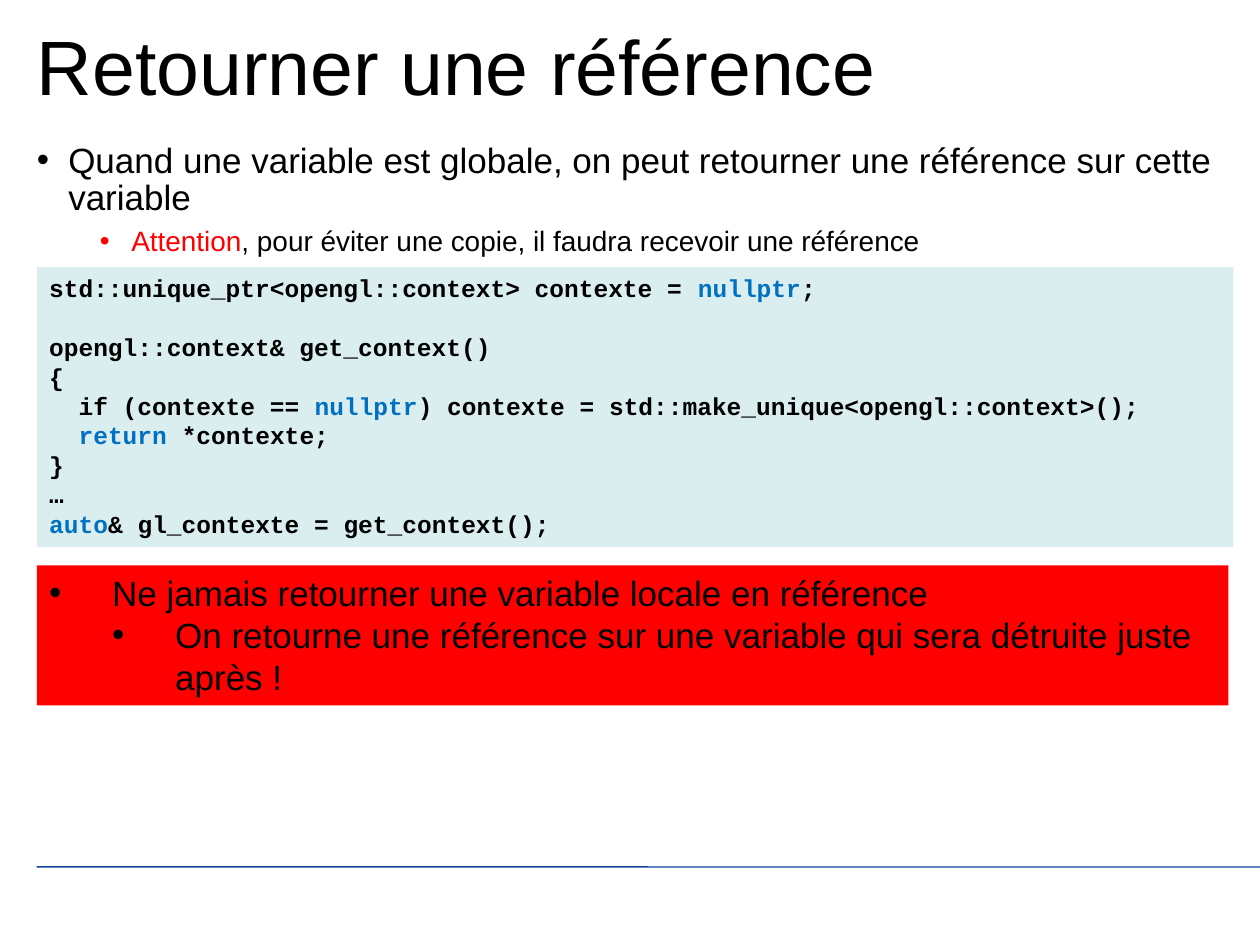
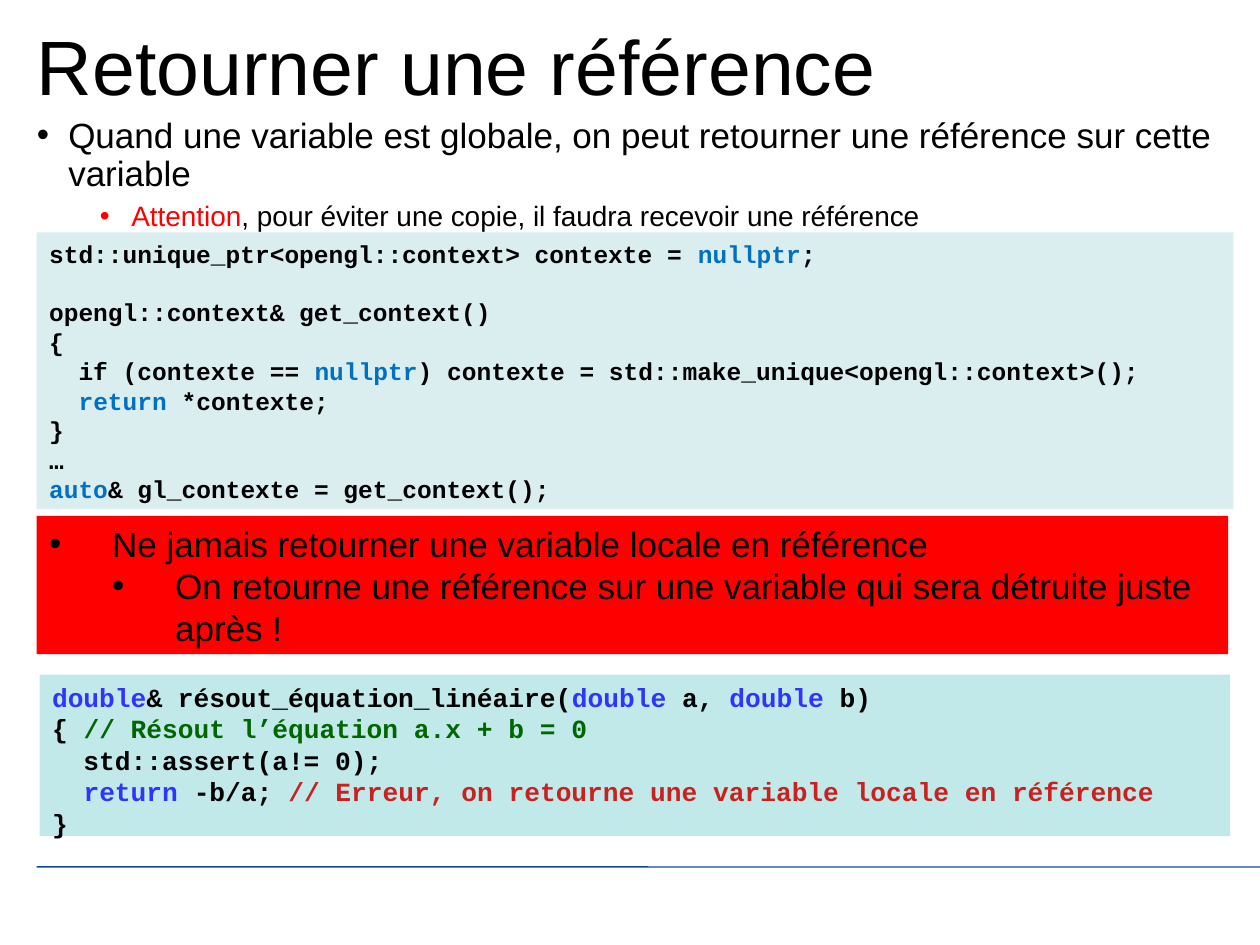
Before and after one commit to JuvignyEnsta/C-2020, a slide deck: slide 102 of Transparents/InitiationCpp.pptx. Drawn at 1260x945 pixels with LibreOffice and Linux fonts; fonts in the diff are those of the drawing; background and template pictures are left out. Boxes give left, top, right and bottom in pixels: in the first picture for what was removed or moved away, otherwise in the second. Text is boxed around its words. In the diff, an @@ line names an element or a change of style, - is before the commit and + after.

```diff
--- a/Transparents/InitiationCpp.pptx
+++ b/Transparents/InitiationCpp.pptx
@@ text "Quand une variable est globale, ...": place and size @@
-text "Quand une variable est globale, ..." at box(68, 147, 1211, 256)
+text "Quand une variable est globale, ..." at box(68, 122, 1211, 231)
@@ rectangle "std::unique_ptr<opengl::context> contexte = nullptr;": place and size @@
-rectangle "std::unique_ptr<opengl::context> contexte = nullptr;" at box(37, 267, 1234, 547)
+rectangle "std::unique_ptr<opengl::context> contexte = nullptr;" at box(37, 232, 1234, 509)
@@ rectangle "Ne jamais retourner une variable ...": place and size @@
-rectangle "Ne jamais retourner une variable ..." at box(37, 566, 1228, 706)
+rectangle "Ne jamais retourner une variable ..." at box(37, 515, 1228, 654)
@@ rectangle added at box(39, 674, 1230, 835), fill #C1E9E9, 15 pt, text #000000, bold @@
+double& résout_équation_linéaire(double a, double b)
+{ // Résout l’équation a.x + b = 0
+std::assert(a!= 0);
+return -b/a; // Erreur, on retourne une variable locale en référence
+}
```
Also in this commit, not shown: 108 other slides changed, 8 slides added, 2 slides removed, 3 other files.
